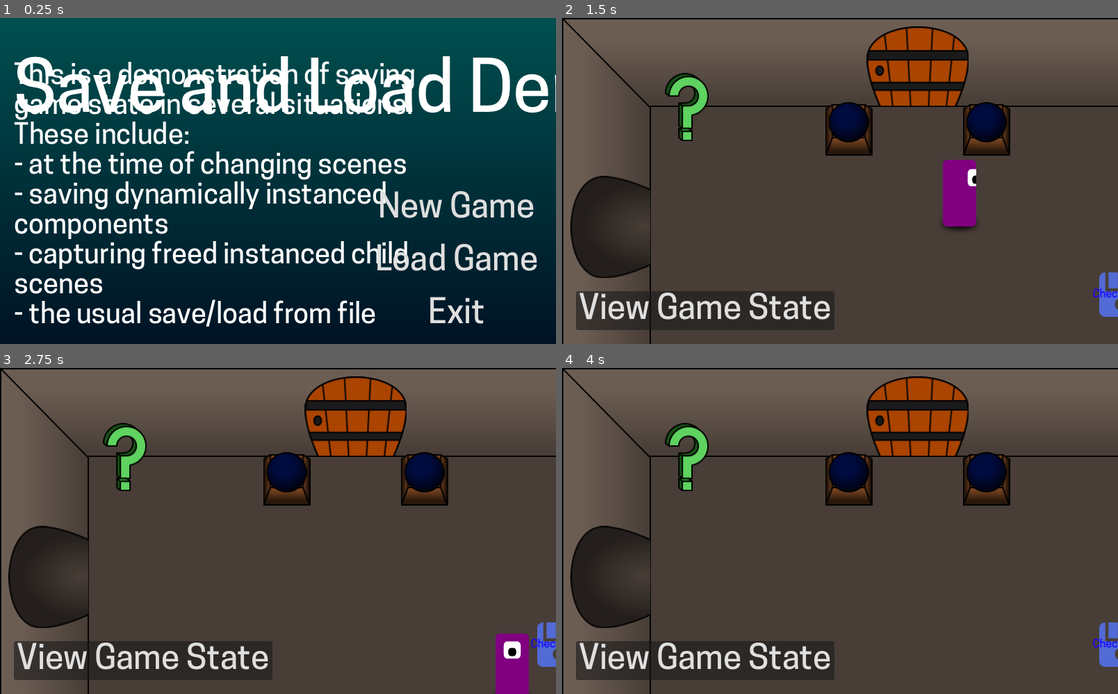
Above: before the commit, frames 1-4 (two rows, left to right).
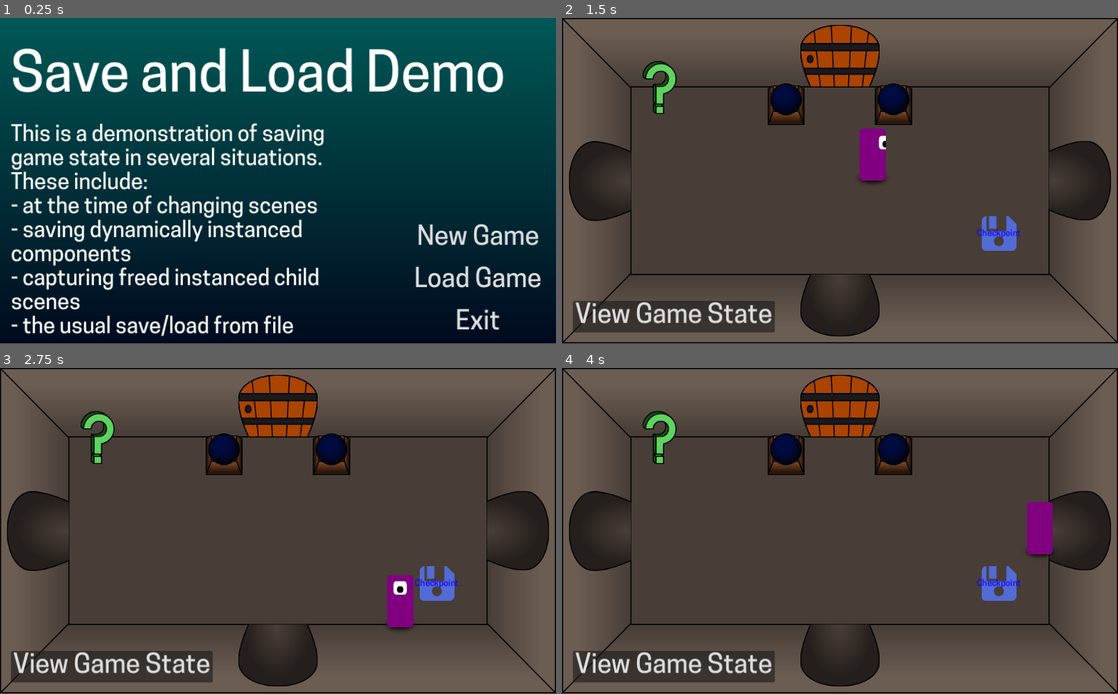
Above: after the commit, the same moments.

Repository: jhlothamer/save_and_load_demo
Game: Godot game, scene res://scenes/ui/title.tscn
The game is run twice, just before and just after one commit, with the same random seed, the same clock (stepped at 60 frames per second) and the same inputs. The engine's default icon, where the game draws it, is replaced by a stand-in: a white triangle on a blue panel in a dark square.
Inputs (mouse positions are in pixels of both pictures, inside the frame that each line leads up to):
- Up to frame 1 (0.25 s): no input
- Up to frame 2 (1.5 s): click "New Game" at 0.5 s; tap Enter (interact) at 1.25, 1.35 s; move the mouse to (962, 164) at 1.27 s; hold D (ui_right) from 1.28 s (still down); click (962, 164) at 1.42 s
- Up to frame 3 (2.75 s): move the mouse to (166, 547) at 2.02 s; release D (ui_right) at 2.03 s; hold S (ui_down) from 2.03 s (still down); tap Enter (interact) at 2.1 s
- Up to frame 4 (4 s): move the mouse to (895, 459) at 2.77 s; release S (ui_down) at 2.78 s; hold D (ui_right) 2.78-3.53 s; tap Enter (interact) at 2.85, 3.6 s; move the mouse to (812, 596) at 3.52 s; hold W (ui_up) from 3.53 s (still down); click (812, 596) at 3.67 s
In our replay, the window is 800x469 before the commit and 800x468 after it. These sizes can differ from the game's own. Grey fills any space a smaller window leaves; there, only what the larger window draws over its background counts as a difference.

The runs differ from the first frame. In frame 1, 28% of the frame differs, in the area x 1-100%, y 9-98%; in frame 2, 33%, in the area x 0-100%, y 0-100%; in frame 3, 32%; in frame 4, 32%.

Commit message:
fix scene change detection in game state service, stretch game on maximize and fix screenshot image sizes when window maximized

Diff:
--- a/project/project.godot
+++ b/project/project.godot
@@ -31,7 +31,7 @@
 
 window/size/viewport_width=1024
 window/size/viewport_height=600
-window/stretch/mode="2d"
+window/stretch/mode="canvas_items"
 
 [input]
 
--- a/project/scenes/environment/checkpoint.gd
+++ b/project/scenes/environment/checkpoint.gd
@@ -39,8 +39,6 @@
 func _save_thread_func(data: Array) -> void:
 	_send_autosave_event(true)
 	var screenshot: Image = data[0]
-	var new_size = screenshot.get_size() * .3
-	screenshot.resize(new_size.x, new_size.y, Image.INTERPOLATE_BILINEAR)
 	SaveGameDlg.save_checkpoint(screenshot)
 	var thread: Thread = data[1]
 	_send_autosave_event(false)
--- a/project/scenes/ui/pause_dialog.gd
+++ b/project/scenes/ui/pause_dialog.gd
@@ -54,6 +54,4 @@
 
 func _get_screenshot() -> Image:
 	var image = get_viewport().get_texture().get_image()
-	var new_size = image.get_size() * .3
-	image.resize(new_size.x, new_size.y, Image.INTERPOLATE_BILINEAR)
 	return image
--- a/project/scenes/ui/save_game_dlg.gd
+++ b/project/scenes/ui/save_game_dlg.gd
@@ -2,6 +2,7 @@
 extends ConfirmationDialog
 
 const SAVE_GAME_FOLDER = "user://saved_games"
+const MAX_SCREENSHOT_SIZE = Vector2(307, 180)
 
 @onready var _texture_rect: TextureRect = $MarginContainer/VBoxContainer/TextureRect
 
@@ -34,8 +35,15 @@
 
 
 
+static func _resize_screenshot(screenshot: Image) -> void:
+	var size = screenshot.get_size()
+	if size.x <= MAX_SCREENSHOT_SIZE.x and size.y <= MAX_SCREENSHOT_SIZE.y:
+		return
+	screenshot.resize(MAX_SCREENSHOT_SIZE.x, MAX_SCREENSHOT_SIZE.y,Image.INTERPOLATE_BILINEAR)
+
+
 static func _save(screenshot: Image, checkpoint: bool):
-	pass
+	_resize_screenshot(screenshot)
 	DirAccess.make_dir_recursive_absolute(SAVE_GAME_FOLDER)
 	var date_string = _get_date_time_string()
 	if checkpoint:
--- a/project/utils/game_state/game_state_service.gd
+++ b/project/utils/game_state/game_state_service.gd
@@ -191,7 +191,7 @@
 Connected to scene tree's node_added signal.  If the node is a scene, load game state for it
 """
 func _on_scene_tree_node_added(node : Node) -> void:
-	if node.get_parent() != get_tree().root:
+	if node != get_tree().current_scene:
 		return
 	_handle_scene_load(node)
 
